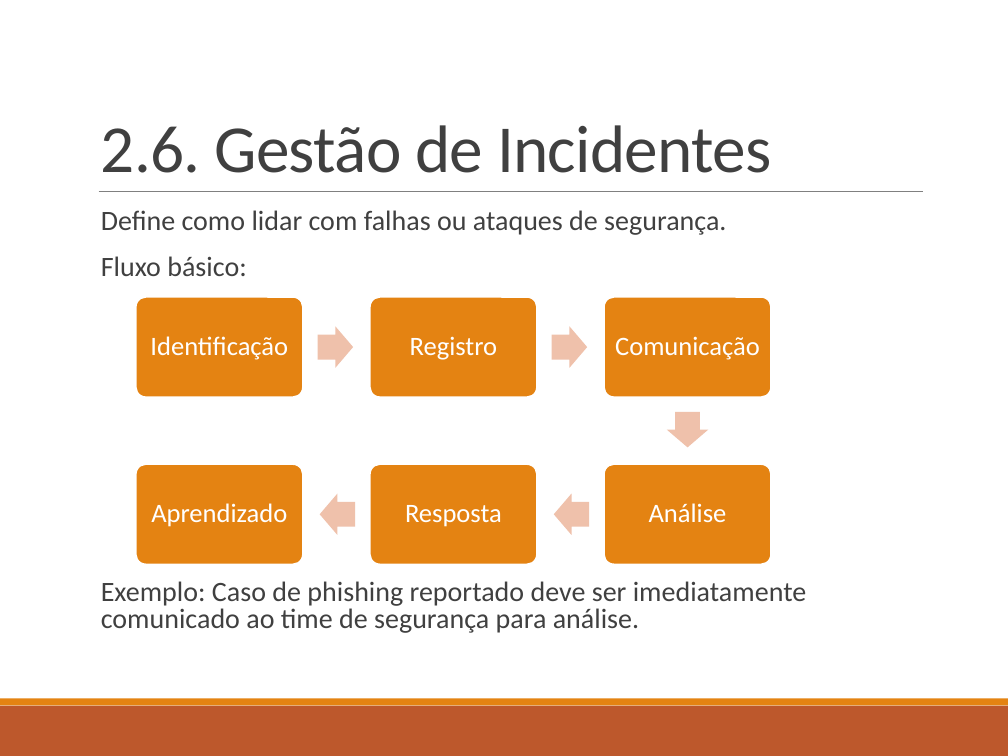
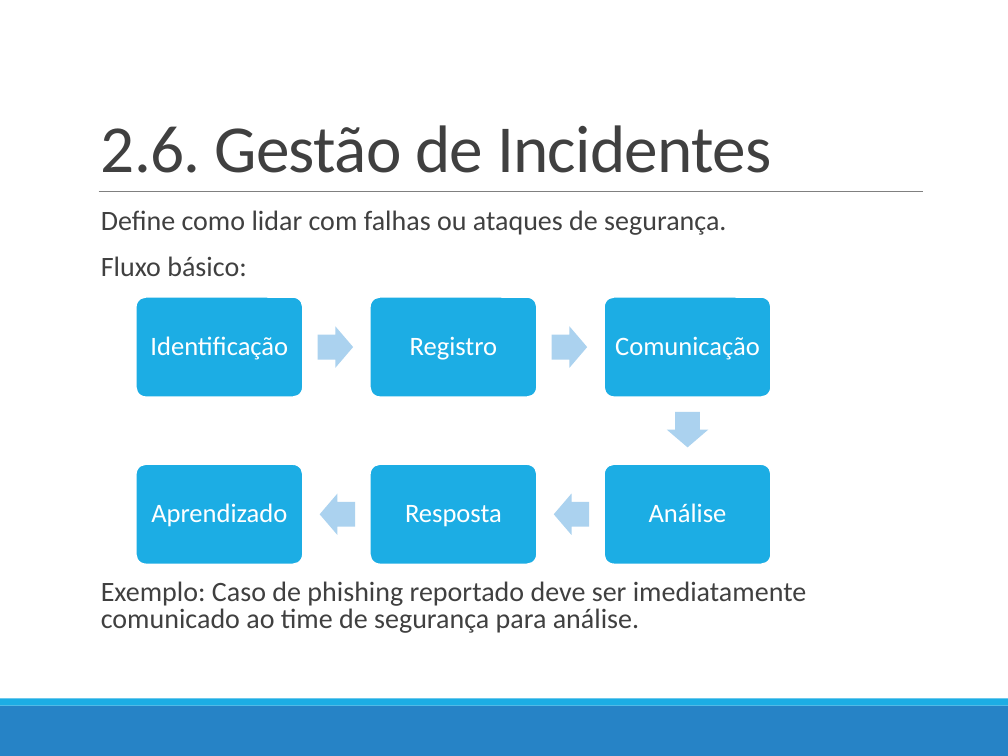
Before and after one commit to profAndreSouza/Material, a slide deck: slide 15 of Segurança da Informação/Aula-03-Politicas-de-Segurança.pptx. Drawn at 1008x756 pixels with LibreOffice and Linux fonts; fonts in the diff are those of the drawing. Boxes give left, top, right and bottom in pixels: in the first picture for what was removed or moved away, otherwise in the second. Text is boxed around its words. In the diff, an @@ line names an element or a change of style, - is before the commit and + after.

```diff
--- a/Segurança da Informação/Aula-03-Politicas-de-Segurança.pptx
+++ b/Segurança da Informação/Aula-03-Politicas-de-Segurança.pptx
@@ text "Define como lidar com falhas ..." at bbox=[101, 210, 806, 633]: bullet colour #E48312 to #1CADE4 @@
@@ fill #E48312 to #1CADE4 in 7 elements at bbox=[0, 699, 1008, 706], bbox=[136, 297, 303, 398], bbox=[370, 297, 537, 398], bbox=[604, 297, 771, 398], bbox=[604, 464, 771, 564], bbox=[370, 464, 537, 564], bbox=[136, 464, 303, 564] @@
@@ fill #EFC1AB to #ACD3EF in 5 elements at bbox=[318, 327, 353, 368], bbox=[551, 327, 587, 368], bbox=[666, 412, 708, 448], bbox=[553, 494, 589, 535], bbox=[320, 494, 355, 535] @@
@@ rectangle at bbox=[0, 706, 1008, 756]: fill #BD582C to #2683C6 @@
```
Also in this commit, not shown: 32 other slides changed.
